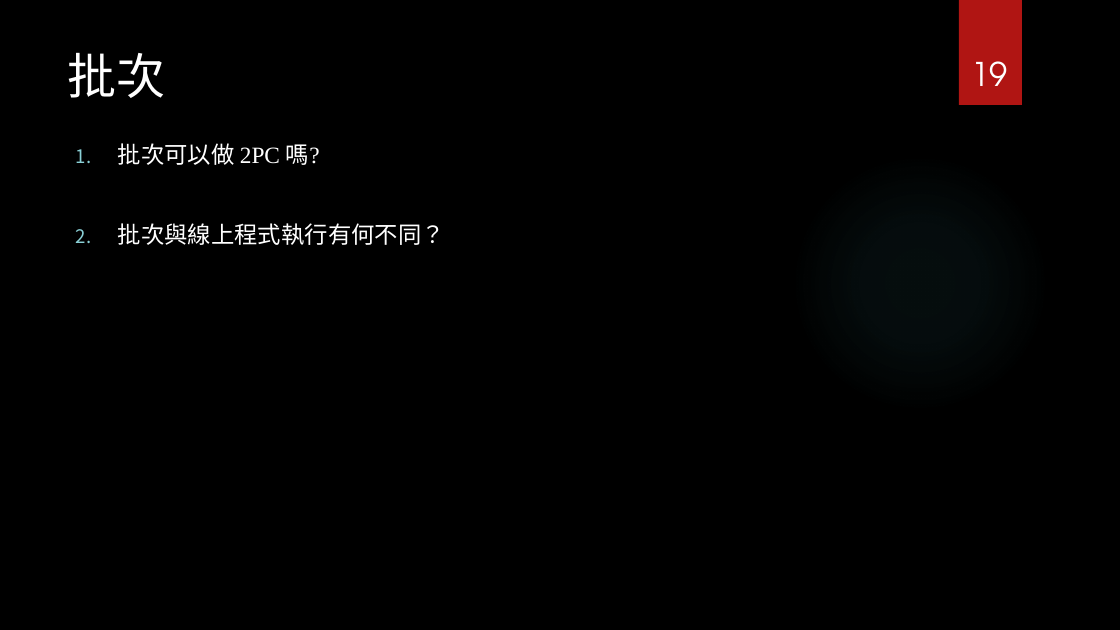
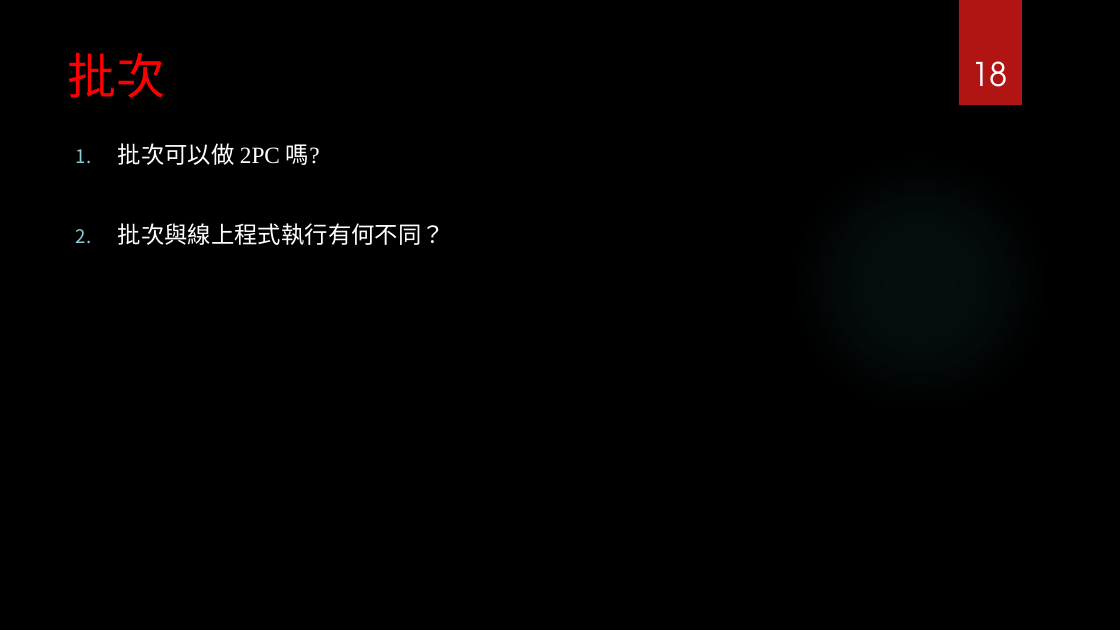
Before and after one commit to Szying/Js_Tools, a slide deck: slide 18 of 補充報告.pptx (slide 19 before the commit). Drawn at 1120x630 pixels with LibreOffice and Linux fonts; fonts in the diff are those of the drawing; background and template pictures are left out. Boxes give left, top, right and bottom in pixels: in the first picture for what was removed or moved away, otherwise in the second. Text is boxed around its words. In the diff, an @@ line names an element or a change of style, - is before the commit and + after.

```diff
--- a/補充報告.pptx
+++ b/補充報告.pptx
@@ title "批次" at (68,52,166,98): text colour #FFFFFF to #FF0000 @@
@@ page number at (971,61,1007,87): text changed @@
-19
+18
```
Also in this commit, not shown: 17 other slides changed, 1 slide added, 6 slides removed.
